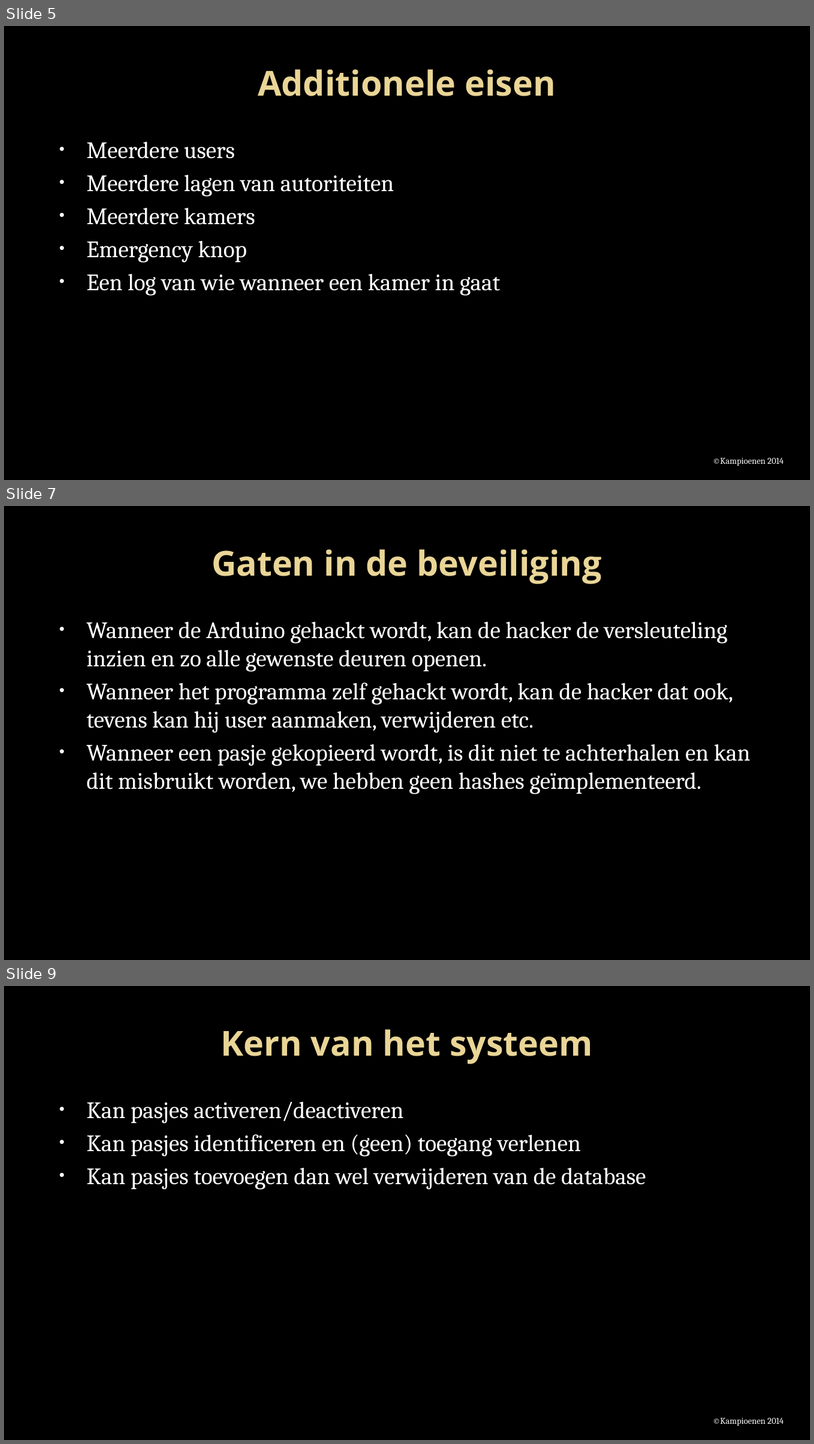
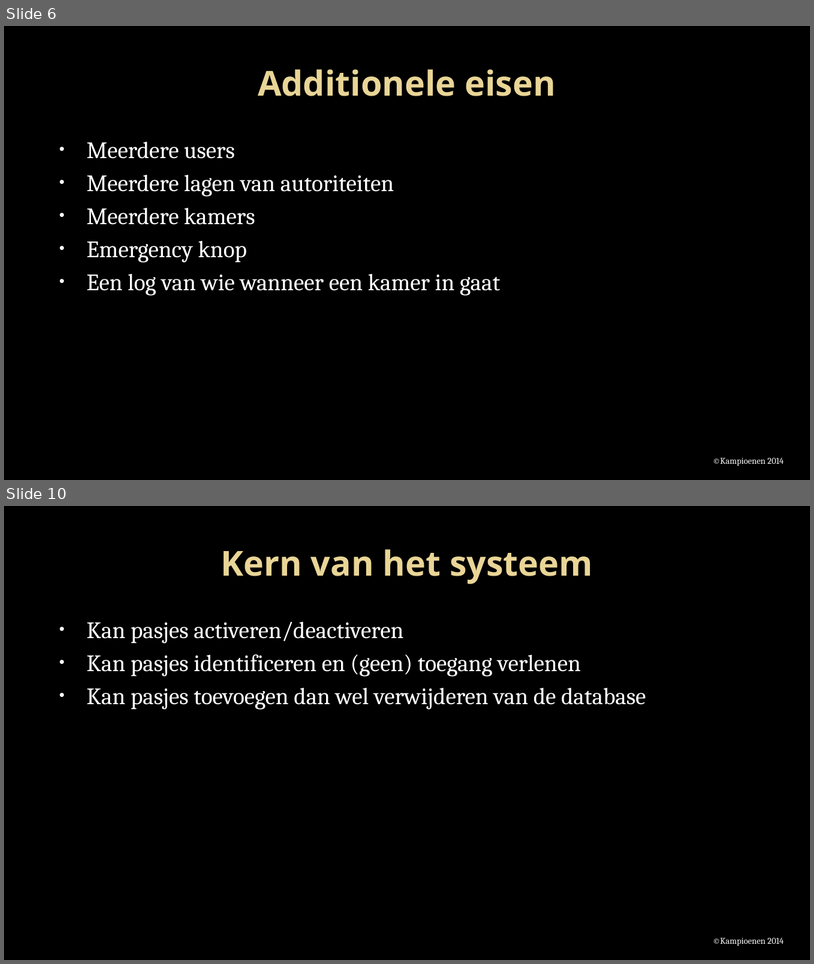
Before and after one commit to Projectgroep-18/Beveiligde-Pasjes, a slide deck: presentatie/Project beveiligde pasjes.pptx. Shown one above the other, each under a label of ours: slides 5, 7 and 9 before the commit, slides 6 and 10 after it; the slides between them are not shown. The pictures are 814x1444 and 814x964 pixels, drawn with LibreOffice and Linux fonts; fonts in the diff are those of the drawing; background and template pictures are left out. Boxes give left, top, right and bottom in pixels: in the first picture for what was removed or moved away, otherwise in the second. Text is boxed around its words. In the diff, an @@ line names an element or a change of style, - is before the commit and + after.

```diff
--- a/presentatie/Project beveiligde pasjes.pptx
+++ b/presentatie/Project beveiligde pasjes.pptx
@@ slide 7 removed at bbox=[4, 506, 810, 960], background picture (left out) @@
@@ title removed at bbox=[212, 549, 602, 584] @@
-Gaten in de beveiliging
@@ text removed at bbox=[87, 621, 751, 794] @@
-• Wanneer de Arduino gehackt wordt, kan de hacker de versleuteling inzien en zo alle gewenste deuren openen.
-• Wanneer het programma zelf gehackt wordt, kan de hacker dat ook, tevens kan hij user aanmaken, verwijderen etc.
-• Wanneer een pasje gekopieerd wordt, is dit niet te achterhalen en kan dit misbruikt worden, we hebben geen hashes geïmplementeerd.
@@ what was slide 5 is now slide 6 @@
@@ what was slide 9 is now slide 10 @@
```
Also in this commit, not shown: 6 slides changed, 2 slides added.
